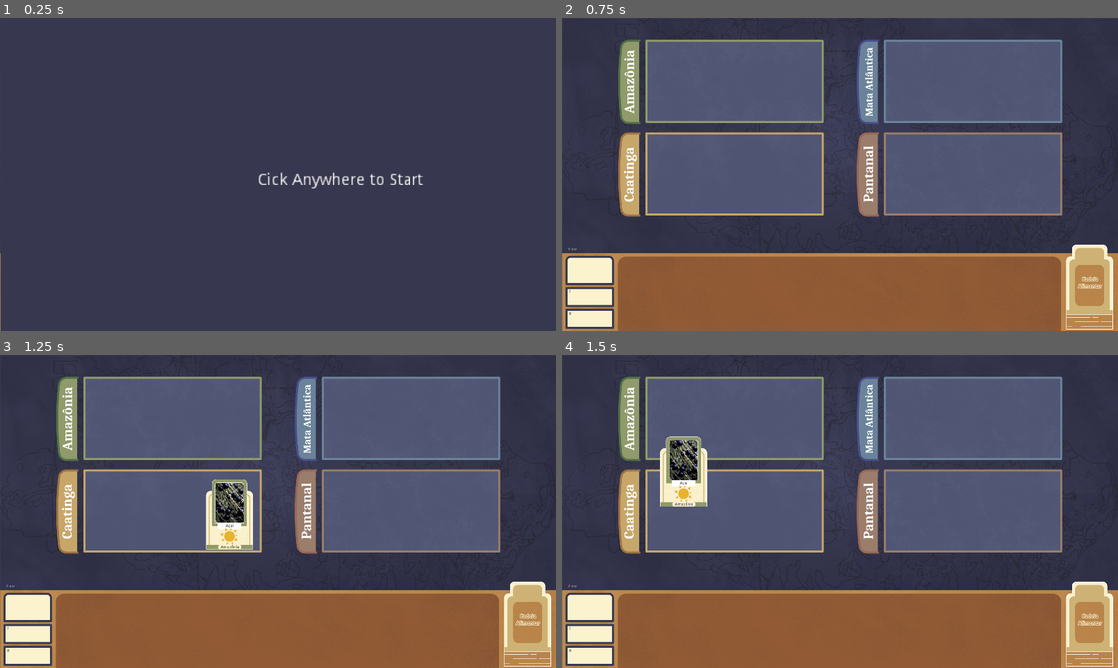
Above: before the commit, frames 1-4 (two rows, left to right).
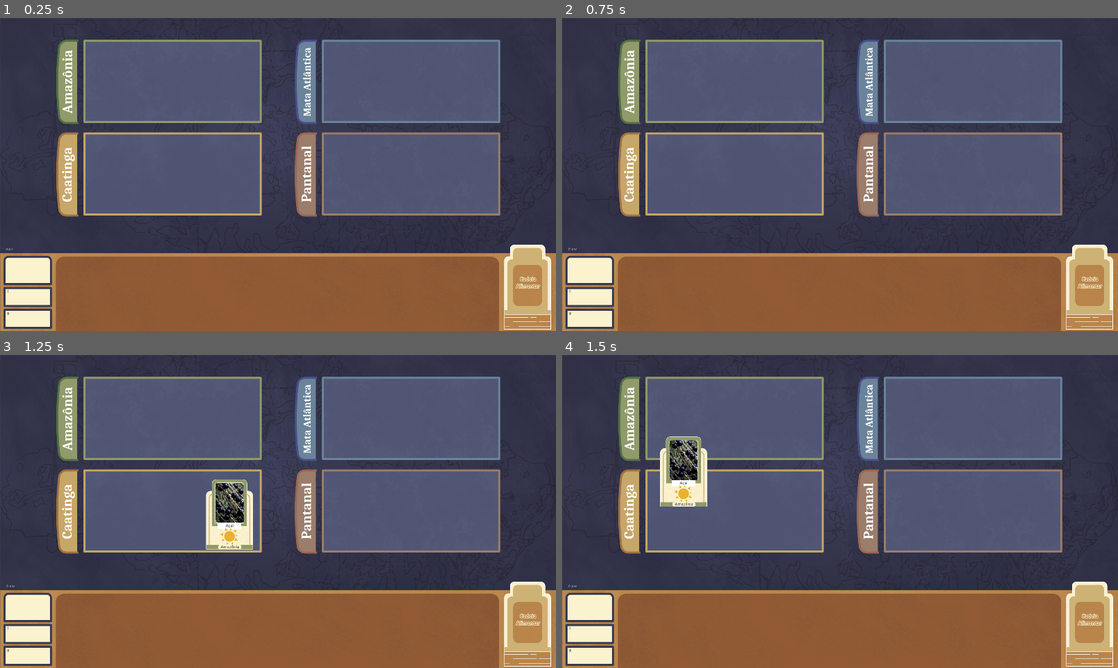
Above: after the commit, the same moments.

Repository: rominhorl/cardgame
Game: Godot game, scene res://Scenes/Main.tscn
Same seed, same stepped clock (60 frames per second), same inputs: the game is played once before the commit and once after it. The project has no main scene, so this scene is started directly.
Inputs (mouse positions are in pixels of both pictures, inside the frame that each line leads up to):
- Up to frame 1 (0.25 s): no input
- Up to frame 2 (0.75 s): tap Enter at 0.5 s; move the mouse to (734, 174) at 0.52 s; click (734, 174) at 0.6 s
- Up to frame 3 (1.25 s): no input
- Up to frame 4 (1.5 s): move the mouse to (734, 417) at 1.27 s; click (734, 417) at 1.35 s

The runs differ from the first frame. In frame 1, 63% of the frame differs, in the area x 0-100%, y 0-100%; in frame 2, nothing differs; in frame 3, nothing differs; in frame 4, nothing differs.

Commit message:
Sound for drawing and placing cards implemented

Diff:
--- a/CardGame/Scenes/Deck.gd
+++ b/CardGame/Scenes/Deck.gd
@@ -48,6 +48,7 @@
 	NewCard.name = str("Card",CardNamer)
 	NewCard.position = $Deck.position
 	CardsHand.append(NewCard.name)
+	playDrawSound()
 	$Hand.add_child(NewCard)
 
 
@@ -73,3 +74,10 @@
 	for index_point in range(nb_points):
 		draw_line(points_arc[index_point], points_arc[index_point + 1], color)
 	return points_arc
+
+#~~~~~~~~~~~~~~~~~~~~~~Tocar somvison~~~~~~~~~~~~~~~~~~~~~~~~~~~~
+func playDrawSound():
+	randomize()
+	$DrawSound.pitch_scale = rand_range(0.9,1.1)
+	$DrawSound.play()
+	pass
--- a/CardGame/Scenes/Deck.tscn
+++ b/CardGame/Scenes/Deck.tscn
@@ -1,7 +1,8 @@
-[gd_scene load_steps=4 format=2]
+[gd_scene load_steps=5 format=2]
 
 [ext_resource path="res://Scenes/Deck.gd" type="Script" id=1]
 [ext_resource path="res://card shapes/deck.png" type="Texture" id=2]
+[ext_resource path="res://Assets/sound/cardSlide8.wav" type="AudioStream" id=3]
 
 [sub_resource type="RectangleShape2D" id=1]
 extents = Vector2( 82, 144.75 )
@@ -37,5 +38,8 @@
 
 [node name="Hand" type="Node2D" parent="."]
 
+[node name="DrawSound" type="AudioStreamPlayer" parent="."]
+stream = ExtResource( 3 )
+
 [connection signal="mouse_entered" from="Deck/DeckArea" to="." method="_on_DeckArea_mouse_entered"]
 [connection signal="mouse_exited" from="Deck/DeckArea" to="." method="_on_DeckArea_mouse_exited"]
--- a/CardGame/Scenes/Main.tscn
+++ b/CardGame/Scenes/Main.tscn
@@ -11,6 +11,7 @@
 [ext_resource path="res://Scenes/UI.gd" type="Script" id=9]
 [ext_resource path="res://Scenes/turn phase.gd" type="Script" id=10]
 [ext_resource path="res://Scenes/TurnLabel.gd" type="Script" id=11]
+[ext_resource path="res://Assets/sound/cardPlace1.wav" type="AudioStream" id=12]
 
 [sub_resource type="RectangleShape2D" id=1]
 extents = Vector2( 307, 145 )
@@ -41,6 +42,9 @@
 [node name="Slot3" type="Node2D" parent="SlotAreaCaatinga"]
 position = Vector2( 382, 533 )
 
+[node name="PlacedSoundC" type="AudioStreamPlayer" parent="SlotAreaCaatinga"]
+stream = ExtResource( 12 )
+
 [node name="SlotAreaAmazonia" type="Area2D" parent="."]
 script = ExtResource( 5 )
 
@@ -63,6 +67,9 @@
 [node name="Slot3" type="Node2D" parent="SlotAreaAmazonia"]
 position = Vector2( 382, 215 )
 
+[node name="PlacedSoundA" type="AudioStreamPlayer" parent="SlotAreaAmazonia"]
+stream = ExtResource( 12 )
+
 [node name="SlotAreaAtlantica" type="Area2D" parent="."]
 script = ExtResource( 7 )
 
@@ -85,6 +92,9 @@
 [node name="Slot3" type="Node2D" parent="SlotAreaAtlantica"]
 position = Vector2( 1205, 215 )
 
+[node name="PlacedSoundM" type="AudioStreamPlayer" parent="SlotAreaAtlantica"]
+stream = ExtResource( 12 )
+
 [node name="SlotAreaPantanal" type="Area2D" parent="."]
 script = ExtResource( 6 )
 
@@ -106,6 +116,9 @@
 
 [node name="Slot3" type="Node2D" parent="SlotAreaPantanal"]
 position = Vector2( 1205, 533 )
+
+[node name="PlacedSoundP" type="AudioStreamPlayer" parent="SlotAreaPantanal"]
+stream = ExtResource( 12 )
 
 [node name="Deck&Hand" parent="." instance=ExtResource( 1 )]
 margin_top = 1.0
@@ -156,6 +169,7 @@
 script = ExtResource( 10 )
 
 [node name="ColorRect" type="ColorRect" parent="UI"]
+visible = false
 anchor_right = 1.0
 anchor_bottom = 1.0
 margin_right = 1880.0
--- a/CardGame/Scenes/SlotAreaAmazonia.gd
+++ b/CardGame/Scenes/SlotAreaAmazonia.gd
@@ -20,6 +20,7 @@
 			get_parent().get_node("Deck&Hand/Hand").get_node(name).z_index = CardList.size()
 			emit_signal("PositionValid")
 			emit_signal("CountPointsAmazonia", CardList.size())
+			playPlaceSound($PlacedSoundA)
 			CardMatch = false
 
 signal PositionValid
@@ -48,6 +49,11 @@
 	else:
 		CardMatch = true
 
+func playPlaceSound(soundNode):
+	randomize()
+	soundNode.pitch_scale = rand_range(0.8,1.2)
+	soundNode.play()
+
 func _on_SlotAreaCaatinga_mouse_entered():
 	MouseHovering = true
 
--- a/CardGame/Scenes/SlotAreaAtlantica.gd
+++ b/CardGame/Scenes/SlotAreaAtlantica.gd
@@ -20,6 +20,7 @@
 			get_parent().get_node("Deck&Hand/Hand").get_node(name).z_index = CardList.size()
 			emit_signal("PositionValid")
 			emit_signal("CountPointsAtlantica", CardList.size())
+			playPlaceSound($PlacedSoundM)
 			CardMatch = false
 
 signal PositionValid
@@ -48,6 +49,11 @@
 	else:
 		CardMatch = true
 
+func playPlaceSound(soundNode):
+	randomize()
+	soundNode.pitch_scale = rand_range(0.8,1.2)
+	soundNode.play()
+
 func _on_SlotAreaCaatinga_mouse_entered():
 	MouseHovering = true
 
--- a/CardGame/Scenes/SlotAreaCaatinga.gd
+++ b/CardGame/Scenes/SlotAreaCaatinga.gd
@@ -20,6 +20,7 @@
 			get_parent().get_node("Deck&Hand/Hand").get_node(name).z_index = CardList.size()
 			emit_signal("PositionValid")
 			emit_signal("CountPointsCaatinga", CardList.size())
+			playPlaceSound($PlacedSoundC)
 			CardMatch = false
 
 
@@ -49,6 +50,11 @@
 	else:
 		CardMatch = true
 
+func playPlaceSound(soundNode):
+	randomize()
+	soundNode.pitch_scale = rand_range(0.8,1.2)
+	soundNode.play()
+
 func _on_SlotAreaCaatinga_mouse_entered():
 	MouseHovering = true
 
--- a/CardGame/Scenes/SlotAreaPantanal.gd
+++ b/CardGame/Scenes/SlotAreaPantanal.gd
@@ -19,6 +19,7 @@
 			get_parent().get_node("Deck&Hand/Hand").get_node(name).z_index = CardList.size()
 			emit_signal("PositionValid")
 			emit_signal("CountPointsPantanal", CardList.size())
+			playPlaceSound($PlacedSoundP)
 			CardMatch = false
 
 signal PositionValid
@@ -47,6 +48,11 @@
 	else:
 		CardMatch = true
 
+func playPlaceSound(soundNode):
+	randomize()
+	soundNode.pitch_scale = rand_range(0.8,1.2)
+	soundNode.play()
+
 func _on_SlotAreaCaatinga_mouse_entered():
 	MouseHovering = true
 
Not shown, added: CardGame/Assets/sound/cardPlace1.wav.import
Not shown, added: CardGame/Assets/sound/cardSlide8.wav.import
Not shown: 1 places in CardGame/Scenes/Main.tscn that only renumber resources
Not shown, added: CardGame/Assets/sound/cardPlace1.wav
Not shown, added: CardGame/Assets/sound/cardSlide8.wav
